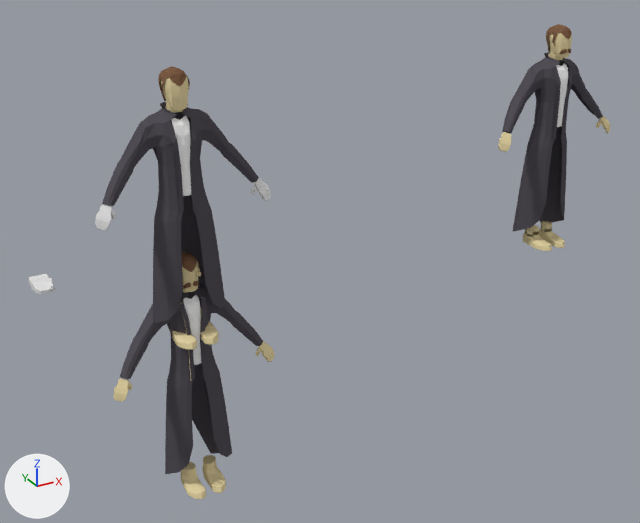
Two versions of the Blender file scalingscene_2.blend, one commit apart.
Before and after are seen from a 50 mm camera at (-2.01, -5.66, 3.2) aimed at (1.15, 0.09, 0.32). Lighting does not change. The marker at lower left points along +X, +Y and +Z.

Objects in the first picture: 'hair2', 'hand', 'jack', 'jackmerge', 'jackmerge.001', 'shirt', 'trenchcoat'.
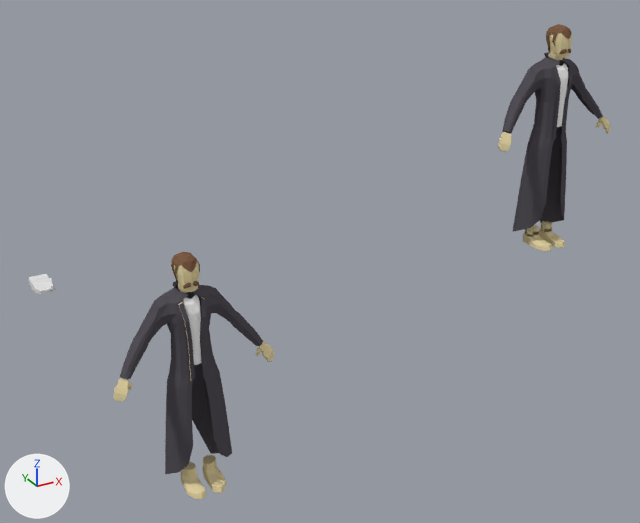
Diff of the bpy script that builds the scene:
```diff
--- a/scalingscene_2.blend.py
+++ b/scalingscene_2.blend.py
@@ ob_jack @@
 ob_jack.scale = (0.0953, 0.0953, 0.0953)
+ob_jack.hide_viewport = True
@@ ob_shirt @@
 _m = ob_shirt.modifiers.new('Mirror', 'MIRROR')
 _m.use_clip = True
+ob_shirt.hide_viewport = True
@@ ob_trenchcoat @@
 _m = ob_trenchcoat.modifiers.new('Mirror', 'MIRROR')
 _m.use_clip = True
+ob_trenchcoat.hide_viewport = True
@@ ob_hair2 @@
 _m = ob_hair2.modifiers.new('Mirror', 'MIRROR')
 _m.mirror_object = ob_jack
+ob_hair2.hide_viewport = True
@@ ob_hand @@
 _m = ob_hand.modifiers.new('Mirror', 'MIRROR')
 _m.mirror_object = ob_jack
+ob_hand.hide_viewport = True
```

Where the change shows, as pixel boxes (x1, y1, x2, y2) in the pictures (640 x 523 px):
'trenchcoat', hidden: before (102, 102, 259, 323)
'jack', hidden (beige): before (160, 76, 219, 350)
'shirt', hidden: before (171, 116, 192, 196)
'hand', hidden: before (95, 178, 271, 230)
'hair2', hidden (brown): before (158, 66, 190, 101)
